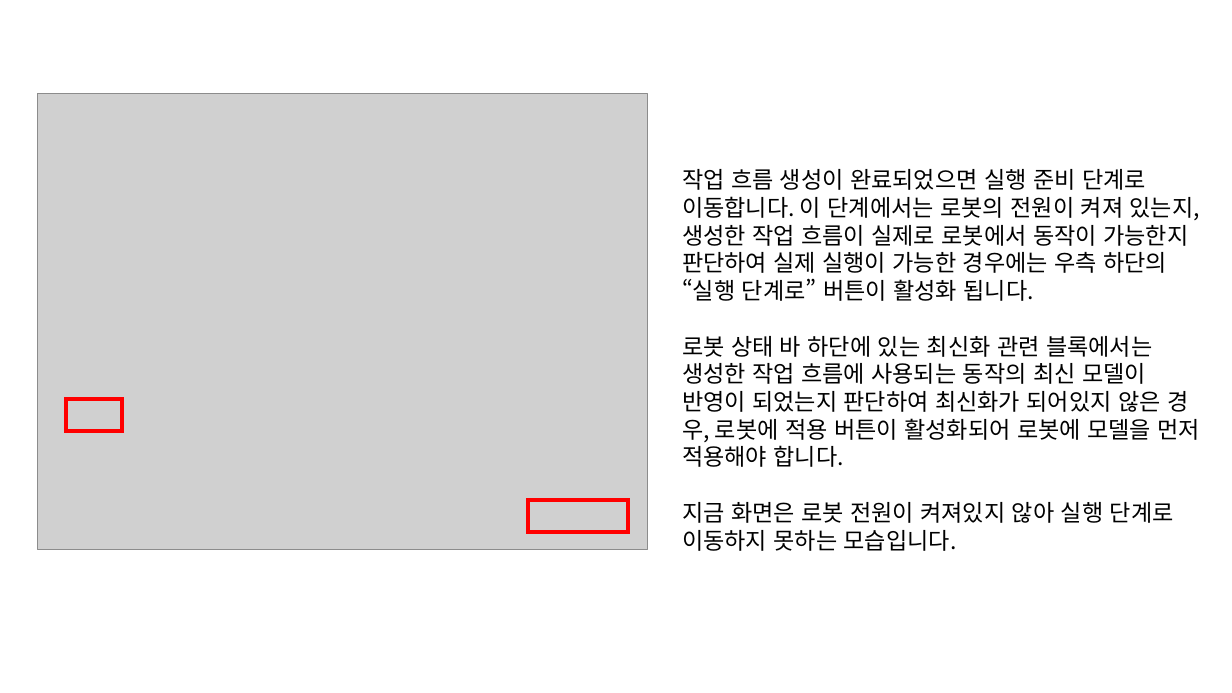
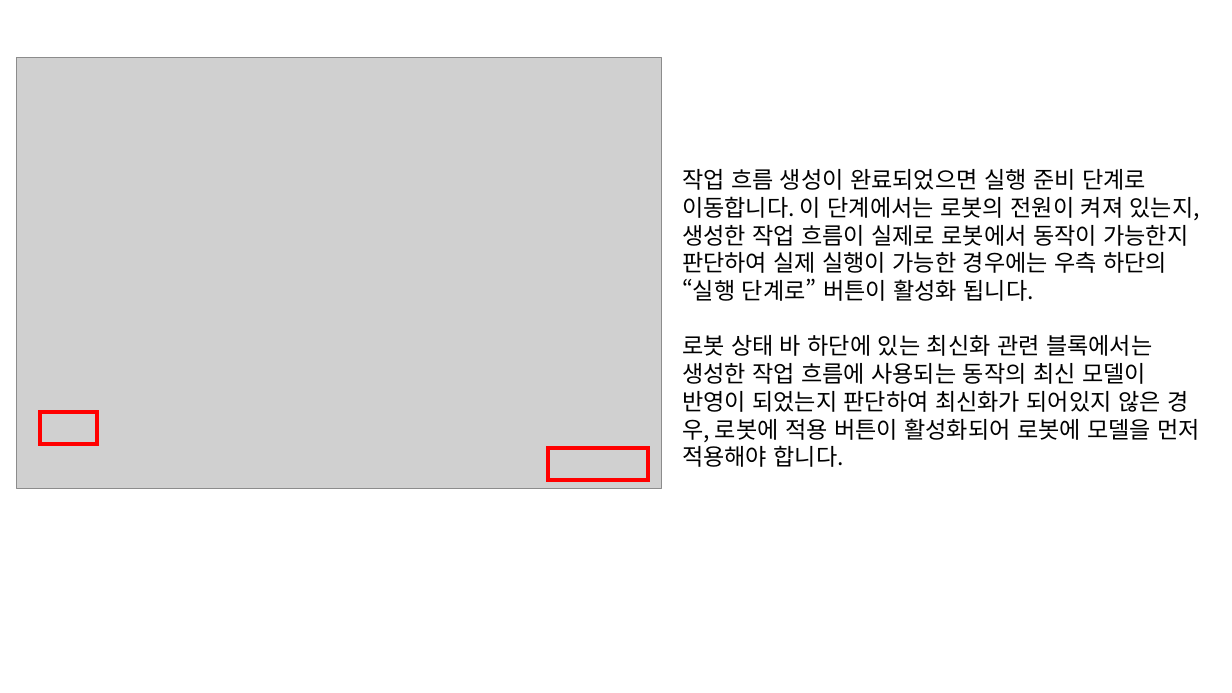
Before and after one commit to ehrud7654/Physical-AI-project, a slide deck: slide 20 of exec/04_시연시나리오.pptx (slide 18 before the commit). Drawn at 1232x693 pixels with LibreOffice and Linux fonts; fonts in the diff are those of the drawing; grey boxes stand for pictures. Boxes give left, top, right and bottom in pixels: in the first picture for what was removed or moved away, otherwise in the second. Text is boxed around its words. In the diff, an @@ line names an element or a change of style, - is before the commit and + after.

```diff
--- a/exec/04_시연시나리오.pptx
+++ b/exec/04_시연시나리오.pptx
@@ picture: place and size @@
-picture at (38, 94, 648, 550)
+picture at (17, 57, 662, 489)
@@ rectangle: place and size @@
-rectangle at (66, 399, 122, 432)
+rectangle at (41, 412, 97, 445)
@@ rectangle: place and size @@
-rectangle at (529, 500, 628, 532)
+rectangle at (548, 448, 648, 481)
@@ text at (682, 502, 1174, 551): paragraph removed @@
-지금 화면은 로봇 전원이 켜져있지 않아 실행 단계로 이동하지 못하는 모습입니다.
```
Also in this commit, not shown: 5 other slides changed, 5 other files.
